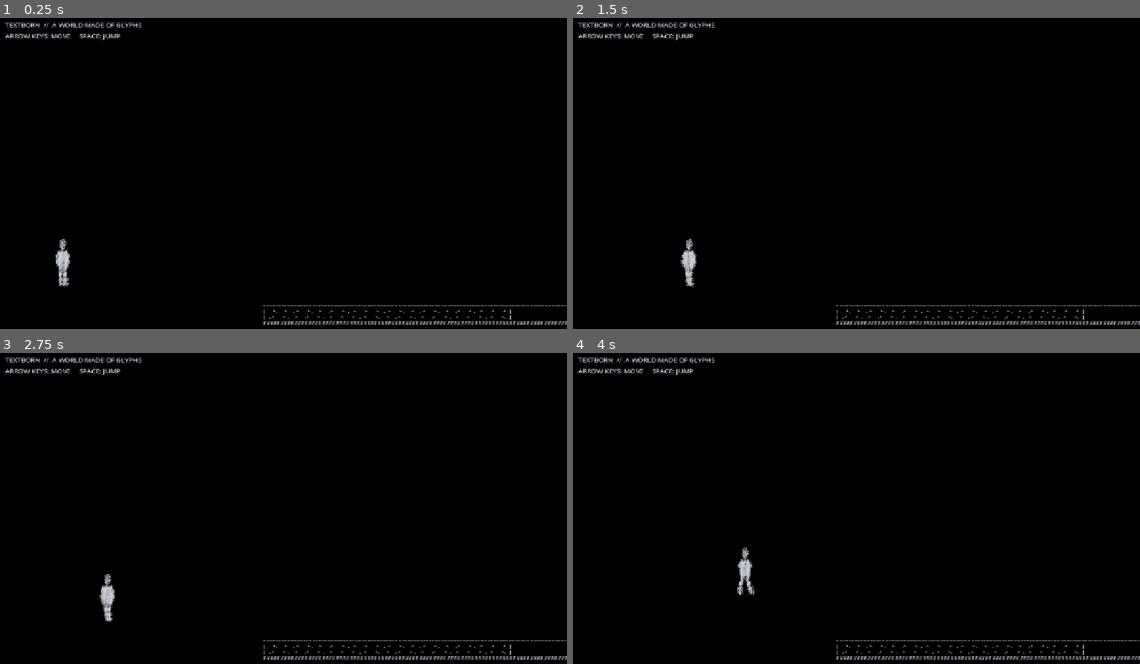
Above: before the commit, frames 1-4 (two rows, left to right).
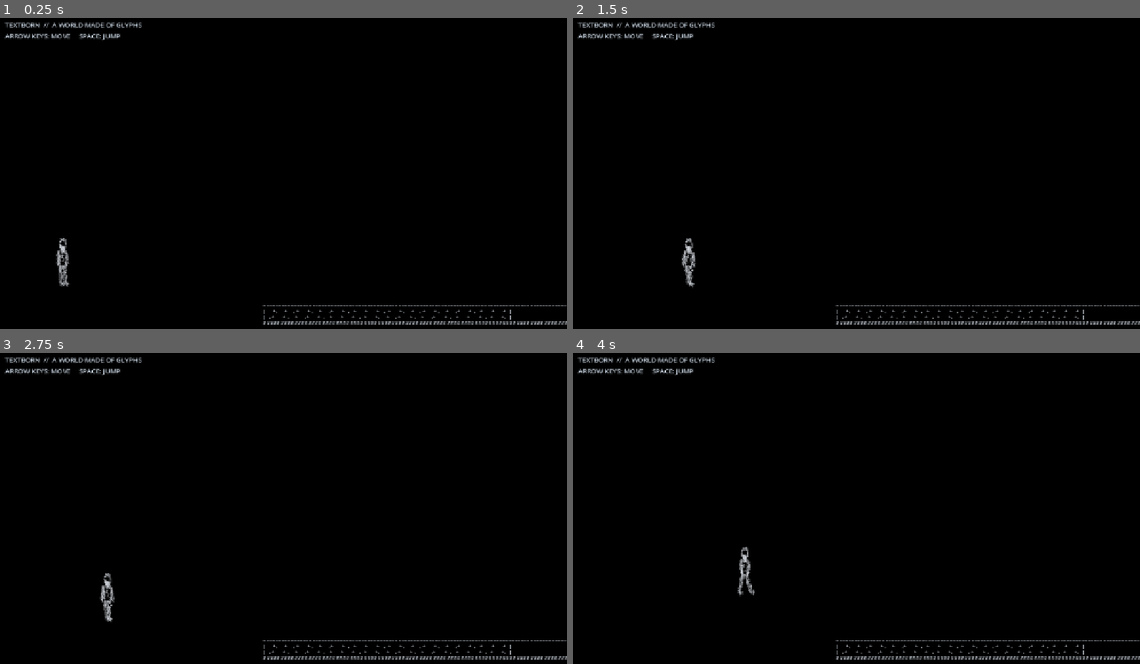
Above: after the commit, the same moments.

Repository: rifatsidik/textborn
Game: Godot game, scene res://scenes/main.tscn
Same seed, same stepped clock (60 frames per second), same inputs: the game is played once before the commit and once after it.
Inputs:
- Up to frame 1 (0.25 s): no input
- Up to frame 2 (1.5 s): tap Enter (ui_accept) at 0.5, 0.77 s; hold Right (ui_right) from 0.53 s (still down)
- Up to frame 3 (2.75 s): tap Enter (ui_accept) at 1.52 s; release Right (ui_right) at 2.03 s; hold Left (ui_left) from 2.03 s (still down)
- Up to frame 4 (4 s): release Left (ui_left) at 2.78 s; hold Right (ui_right) from 2.78 s (still down); tap Enter (ui_accept) at 3.02, 3.77 s

The runs differ from the first frame. In frame 1, 0.2% of the frame differs, in the area x 9-13%, y 70-87%; in frame 2, 0.2%, in the area x 18-22%, y 70-87%; in frame 3, 0.2%; in frame 4, 0.2%.

Commit message:
Switch character rendering to sparse glyph line art

Diff:
--- a/scripts/player.gd
+++ b/scripts/player.gd
@@ -87,23 +87,16 @@
 
     var ink := Color(0.91, 0.93, 0.96, 1.0)
 
-    # Filled glyph masses make anatomy read as a continuous silhouette,
-    # instead of disconnected lines of punctuation.
+    # Sparse line-art: contours establish anatomy; interior stays mostly black.
     _glyph_ellipse(head, Vector2(7.0, 9.5), 0.0, ink, 3)
     _glyph_ellipse(neck, Vector2(3.0, 4.0), 0.0, ink, 5)
-
-    _glyph_polygon(PackedVector2Array([
-        sternum + Vector2(-10, -1), sternum + Vector2(10, -1),
-        pelvis + Vector2(7, 0), pelvis + Vector2(-7, 0)
-    ]), ink, 11, 2.4)
-    _glyph_polygon(PackedVector2Array([
-        sternum + Vector2(-9, 0), sternum + Vector2(-3, 0),
-        left_hip + Vector2(-2, 1), left_hip + Vector2(-6, 1)
-    ]), ink, 17, 2.2)
-    _glyph_polygon(PackedVector2Array([
-        sternum + Vector2(3, 0), sternum + Vector2(9, 0),
-        right_hip + Vector2(6, 1), right_hip + Vector2(2, 1)
-    ]), ink, 23, 2.2)
+    _glyph_segment(sternum + Vector2(-10, -1), sternum + Vector2(10, -1), 7, ink, 11)
+    _glyph_segment(sternum + Vector2(-10, -1), pelvis + Vector2(-6, 0), 9, ink, 13)
+    _glyph_segment(sternum + Vector2(10, -1), pelvis + Vector2(6, 0), 9, ink, 17)
+    _glyph_segment(pelvis + Vector2(-6, 0), pelvis + Vector2(6, 0), 7, ink, 19)
+    # Tiny internal marks suggest structure without creating a solid silhouette.
+    _glyph_segment(sternum + Vector2(-5, 9), sternum + Vector2(4, 9), 3, ink, 23)
+    _glyph_segment(sternum + Vector2(-4, 17), sternum + Vector2(3, 17), 3, ink, 27)
 
     _glyph_limb(left_shoulder, left_elbow, 3.8, ink, 29)
     _glyph_limb(left_elbow, left_hand, 3.0, ink, 31)
@@ -124,19 +117,14 @@
     _glyph_text(head + Vector2(2.0, 1), ".", ink, 73)
 
 func _glyph_ellipse(center: Vector2, radius: Vector2, _unused: float, ink: Color, seed: int) -> void:
-    var spacing := 3.0
-    var y := -radius.y
-    var row := 0
-    while y <= radius.y:
-        var x := -radius.x
-        while x <= radius.x:
-            var normalized := Vector2(x / radius.x, y / radius.y)
-            if normalized.length_squared() <= 1.0:
-                var p := center + Vector2(x, y)
-                _glyph_text(p, GLYPHS[posmod(seed + row * 7 + int((x + radius.x) * 3.0), GLYPHS.size())], ink, seed + row)
-            x += spacing
-        y += spacing
-        row += 1
+    # Contour-only glyph ring leaves negative space inside the head and neck.
+    var count := 28
+    for i in range(count):
+        if i % 7 == 0:
+            continue
+        var angle := TAU * float(i) / float(count)
+        var p := center + Vector2(cos(angle) * radius.x, sin(angle) * radius.y)
+        _glyph_text(p, GLYPHS[posmod(seed + i, GLYPHS.size())], ink, seed + i)
 
 func _glyph_polygon(points: PackedVector2Array, ink: Color, seed: int, spacing: float) -> void:
     if points.size() < 3:
@@ -162,19 +150,25 @@
         row += 1
 
 func _glyph_limb(a: Vector2, b: Vector2, width: float, ink: Color, seed: int) -> void:
+    # Two narrow contour rails, tapered at joints, with sparse interior hatching.
     var direction := b - a
     var length := direction.length()
     if length < 0.1:
         return
     var normal := direction.normalized().orthogonal()
-    var steps := maxi(2, int(length / 3.0))
-    var across := maxi(2, int(width / 2.5))
+    var steps := maxi(3, int(length / 3.5))
+    var half_width := width * 0.5
     for i in range(steps + 1):
         var t := float(i) / float(steps)
-        for j in range(-across, across + 1):
-            var p := a.lerp(b, t) + normal * float(j) * 2.2
-            if absf(float(j)) <= float(across) * (0.8 + 0.2 * sin(t * PI)):
-                _glyph_text(p, GLYPHS[posmod(seed + i * 3 + j + across, GLYPHS.size())], ink, seed + i + j)
+        var center := a.lerp(b, t)
+        var taper := 0.72 + 0.28 * sin(t * PI)
+        var edge := normal * half_width * taper
+        if i % 5 != 0:
+            _glyph_text(center + edge, GLYPHS[posmod(seed + i, GLYPHS.size())], ink, seed + i)
+            _glyph_text(center - edge, GLYPHS[posmod(seed + i + 3, GLYPHS.size())], ink, seed + i + 3)
+        if i % 4 == 0:
+            var shade := Color(ink.r * 0.72, ink.g * 0.72, ink.b * 0.72, ink.a)
+            _glyph_text(center, GLYPHS[posmod(seed + i + 6, GLYPHS.size())], shade, seed + i + 6)
 
 func _glyph_segment(a: Vector2, b: Vector2, count: int, ink: Color, seed: int) -> void:
     for i in range(count):
